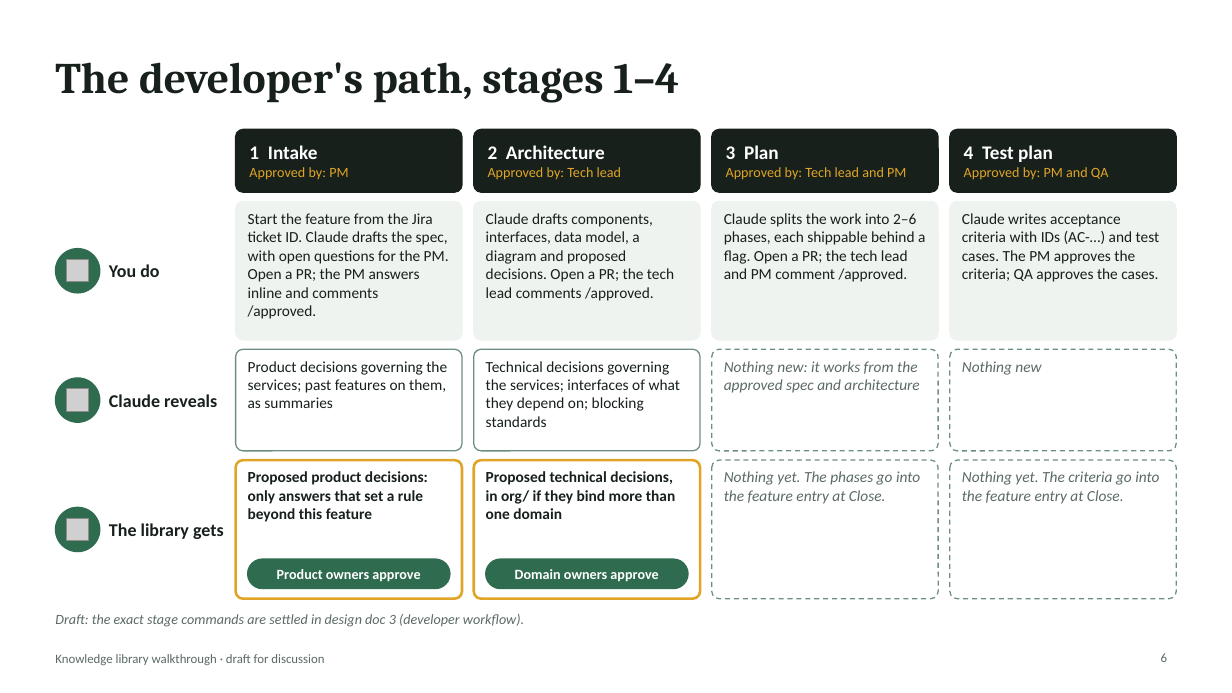
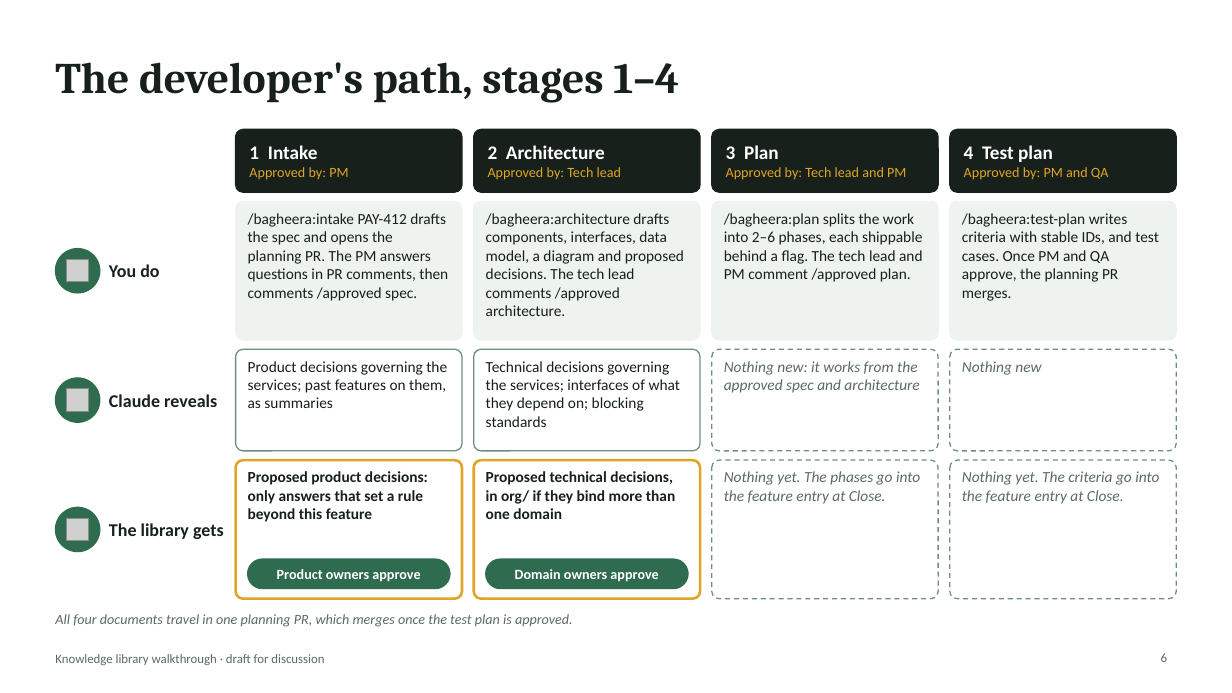
Before and after one commit to rahulnyk/bagheera, a slide deck: slide 6 of docs/design/knowledge-library-walkthrough.pptx. Drawn at 1232x693 pixels with LibreOffice and Linux fonts; fonts in the diff are those of the drawing; grey boxes stand for pictures. Boxes give left, top, right and bottom in pixels: in the first picture for what was removed or moved away, otherwise in the second. Text is boxed around its words. In the diff, an @@ line names an element or a change of style, - is before the commit and + after.

```diff
--- a/docs/design/knowledge-library-walkthrough.pptx
+++ b/docs/design/knowledge-library-walkthrough.pptx
@@ text at (248, 213, 448, 301): text changed @@
-Start the feature from the Jira ticket ID. Claude drafts the spec, with open questions for the PM. Open a PR; the PM answers inline and comments /approved.
+/bagheera:intake PAY-412 drafts the spec and opens the planning PR. The PM answers questions in PR comments, then comments /approved spec.
@@ text at (486, 213, 684, 316): text changed @@
-Claude drafts components, interfaces, data model, a diagram and proposed decisions. Open a PR; the tech lead comments /approved.
+/bagheera:architecture drafts components, interfaces, data model, a diagram and proposed decisions. The tech lead comments /approved architecture.
@@ text at (724, 213, 923, 282): text changed @@
-Claude splits the work into 2–6 phases, each shippable behind a flag. Open a PR; the tech lead and PM comment /approved.
+/bagheera:plan splits the work into 2–6 phases, each shippable behind a flag. The tech lead and PM comment /approved plan.
@@ text at (962, 213, 1159, 301): text changed @@
-Claude writes acceptance criteria with IDs (AC-…) and test cases. The PM approves the criteria; QA approves the cases.
+/bagheera:test-plan writes criteria with stable IDs, and test cases. Once PM and QA approve, the planning PR merges.
@@ text at (55, 614, 573, 627): text changed @@
-Draft: the exact stage commands are settled in design doc 3 (developer workflow).
+All four documents travel in one planning PR, which merges once the test plan is approved.
```
Also in this commit, not shown: 3 other slides changed, 1 other file.
